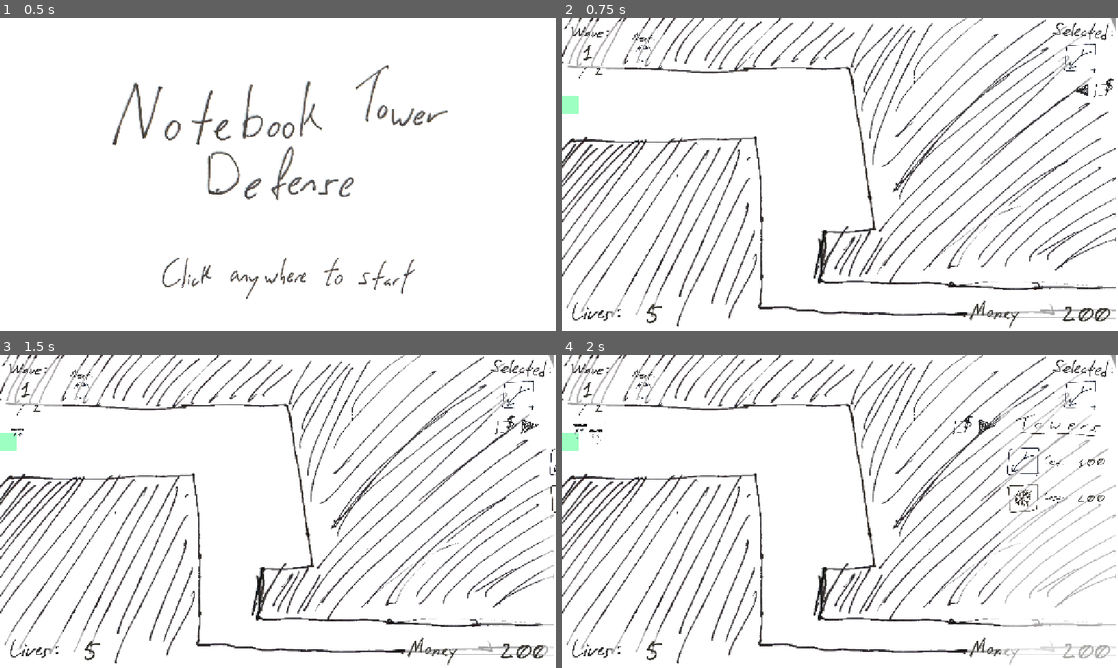
Above: before the commit, frames 1-4 (two rows, left to right).
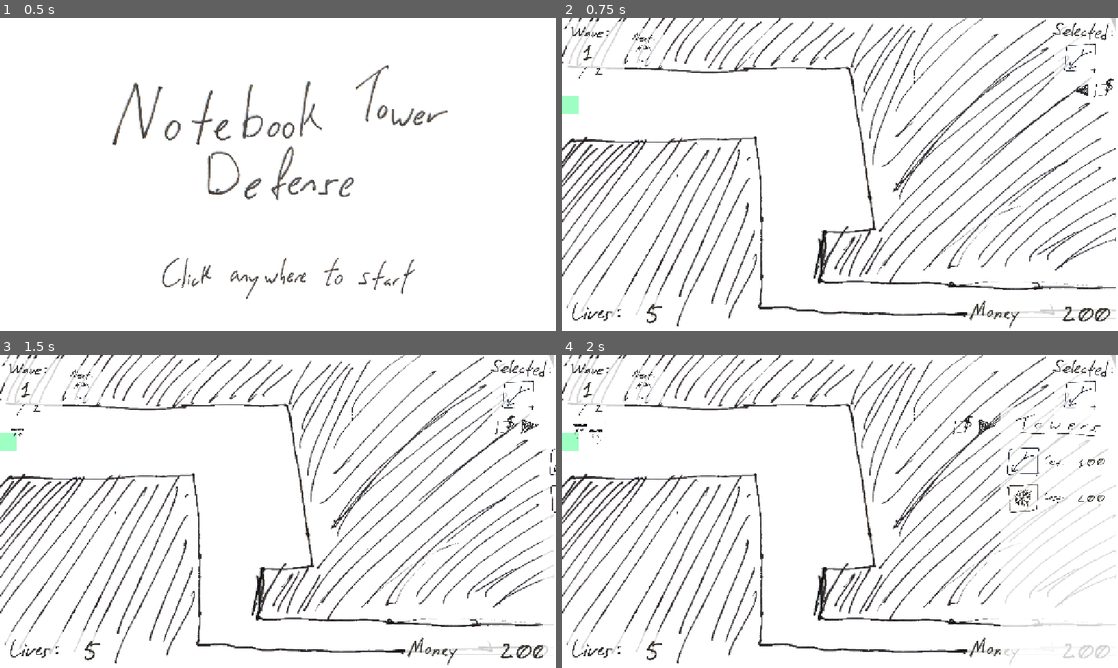
Above: after the commit, the same moments.

Repository: OzuYatamutsu/notebook-tower-defense
Game: Godot game, scene res://levels/StartScreen.tscn
Two runs of this game, one before a commit and one after it. Both use one fixed random seed, a clock stepped at 60 frames per second and the inputs below.
Inputs (mouse positions are in pixels of both pictures, inside the frame that each line leads up to):
- Up to frame 1 (0.5 s): no input
- Up to frame 2 (0.75 s): move the mouse to (962, 158) at 0.52 s; click (962, 158) at 0.67 s
- Up to frame 3 (1.5 s): click (539, 426) at 1.25 s
- Up to frame 4 (2 s): no input

Frame 1 is identical in both runs. In frame 2, 0.7% of the frame differs, in the area x 0-100%, y 0-97%; in frame 3, 0.7%; in frame 4, 1.8%, in the area x 0-100%, y 0-100%.

Commit message:
Adjust background color to make it easier to read

Diff:
--- a/components/LivesMeter.tscn
+++ b/components/LivesMeter.tscn
@@ -70,7 +70,7 @@
 offset_top = 101.0
 offset_right = 839.0
 offset_bottom = 391.0
-color = Color(1, 1, 1, 0.588235)
+color = Color(1, 1, 1, 0.784314)
 
 [node name="TextureRect" type="TextureRect" parent="."]
 layout_mode = 0
--- a/components/MoneyMeter.tscn
+++ b/components/MoneyMeter.tscn
@@ -70,7 +70,7 @@
 offset_top = 101.0
 offset_right = 1203.0
 offset_bottom = 391.0
-color = Color(1, 1, 1, 0.588235)
+color = Color(1, 1, 1, 0.784314)
 
 [node name="TextureRect" type="TextureRect" parent="."]
 layout_mode = 0
--- a/components/NextWaveMeter.tscn
+++ b/components/NextWaveMeter.tscn
@@ -21,7 +21,7 @@
 offset_top = 101.0
 offset_right = 579.0
 offset_bottom = 656.0
-color = Color(1, 1, 1, 0.588235)
+color = Color(1, 1, 1, 0.784314)
 
 [node name="NextLabel" type="TextureRect" parent="."]
 layout_mode = 0
--- a/components/SelectedTowerMeter.tscn
+++ b/components/SelectedTowerMeter.tscn
@@ -21,7 +21,7 @@
 offset_top = 101.0
 offset_right = 579.0
 offset_bottom = 656.0
-color = Color(1, 1, 1, 0.588235)
+color = Color(1, 1, 1, 0.784314)
 
 [node name="TextureRect" type="TextureRect" parent="."]
 layout_mode = 0
--- a/components/TowerBuyPanel.tscn
+++ b/components/TowerBuyPanel.tscn
@@ -275,7 +275,7 @@
 offset_bottom = 602.0
 grow_horizontal = 2
 grow_vertical = 2
-color = Color(1, 1, 1, 0.588235)
+color = Color(1, 1, 1, 0.784314)
 
 [node name="PanelAnims" type="AnimationPlayer" parent="."]
 libraries = {
--- a/components/WaveMeter.tscn
+++ b/components/WaveMeter.tscn
@@ -75,7 +75,7 @@
 offset_top = 160.0
 offset_right = 533.0
 offset_bottom = 618.0
-color = Color(1, 1, 1, 0.588235)
+color = Color(1, 1, 1, 0.784314)
 
 [node name="WaveLabel" type="TextureRect" parent="."]
 layout_mode = 0
